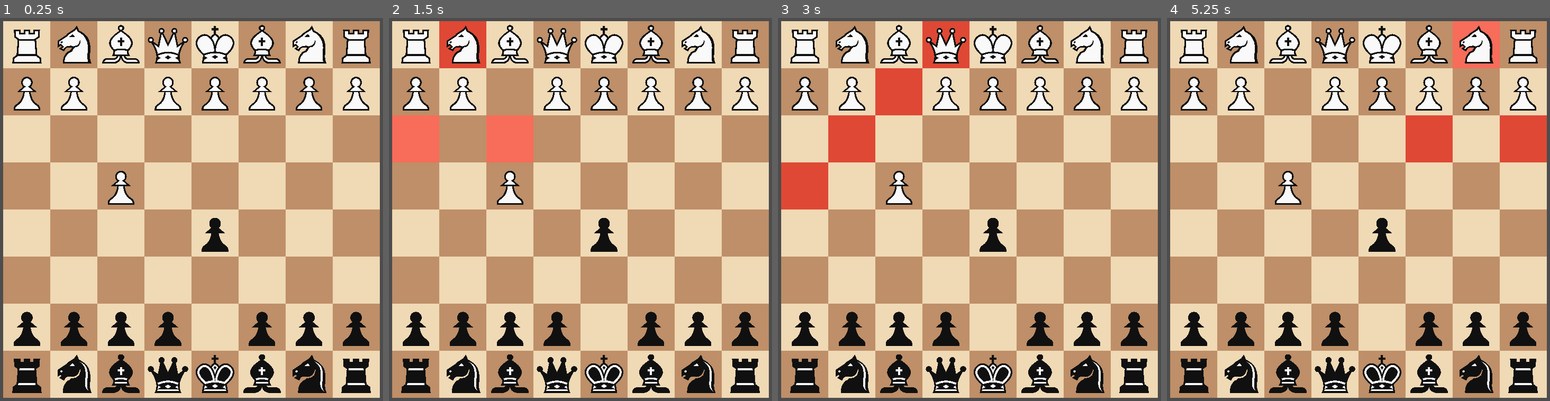
Above: before the commit, frames 1-4 (left to right).
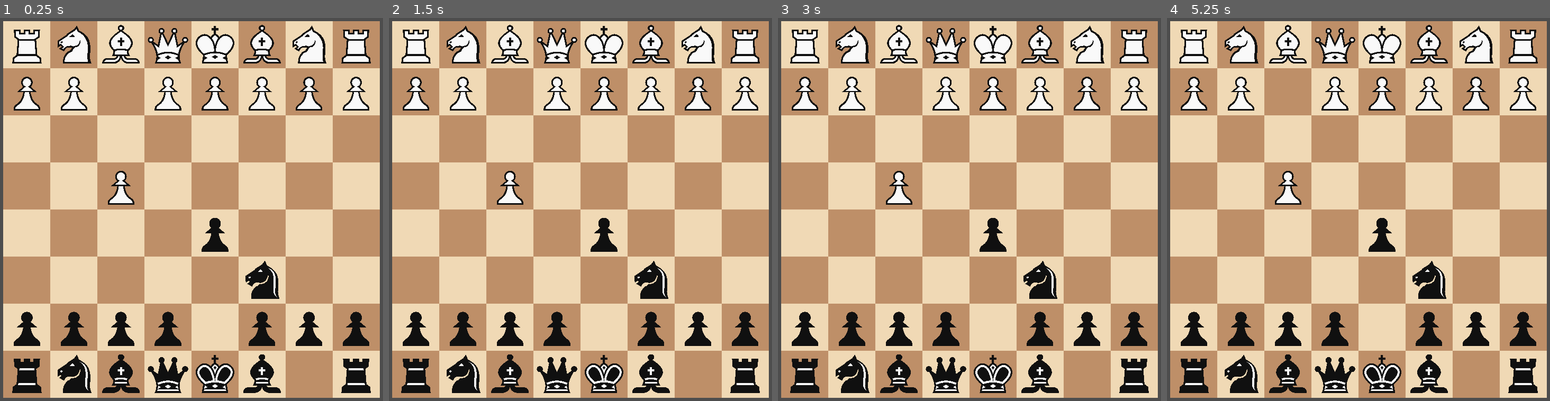
Above: after the commit, the same moments.

Repository: imaducklol/chess
Game: Godot game, scene res://main.tscn
The game is run twice, just before and just after one commit, with the same random seed, the same clock (stepped at 60 frames per second) and the same inputs.
Inputs (mouse positions are in pixels of both pictures, inside the frame that each line leads up to):
- Up to frame 1 (0.25 s): no input
- Up to frame 2 (1.5 s): click (415, 44) at 0.52 s; click (461, 44) at 1.27 s
- Up to frame 3 (3 s): click (900, 44) at 2.02 s; click (946, 44) at 2.77 s
- Up to frame 4 (5.25 s): click (1381, 44) at 3.52 s; click (1427, 44) at 4.27 s; click (1477, 44) at 5.02 s

The runs differ from the first frame. In frame 1, 1.2% of the frame differs, in the area x 64-86%, y 63-98%; in frame 2, 5.1%; in frame 3, 6.7%, in the area x 0-86%, y 0-98%; in frame 4, 5.1%.

Commit message:
Hopefully a functional windows build

Diff:
--- a/scripts/board.gd
+++ b/scripts/board.gd
@@ -17,8 +17,8 @@
 
 	board_helper.initialize_board(board)
 	#board_helper.load_from_fen(board, turn, "rnbqkbnr/pppppppp/8/8/8/8/PPPPPPPP/RNBQKBNR w KQkq - 0 1", board_updated)
-	board_helper.load_from_fen(board, turn, "rnbqkbnr/pp1ppppp/8/2p5/4P3/8/PPPP1PPP/RNBQKBNR w KQkq c6 0 2", board_updated)
-	#board_helper.load_from_fen(board, turn, "8/8/8/4Q3/8/8/8/8 w KQkq c6 0 2", board_updated)
+	#board_helper.load_from_fen(board, turn, "rnbqkbnr/pp1ppppp/8/2p5/4P3/8/PPPP1PPP/RNBQKBNR w KQkq c6 0 2", board_updated)
+	board_helper.load_from_fen(board, turn, "rnbqkbnr/pp1ppppp/8/2p5/4P3/5N2/PPPP1PPP/RNBQKB1R b KQkq - 1 2", board_updated)
 
 func move(src: int, dest: int) -> void:
 	var piece := board[src]
Not shown, added: export_presets.cfg
Not shown, added: builds/windows.zip
